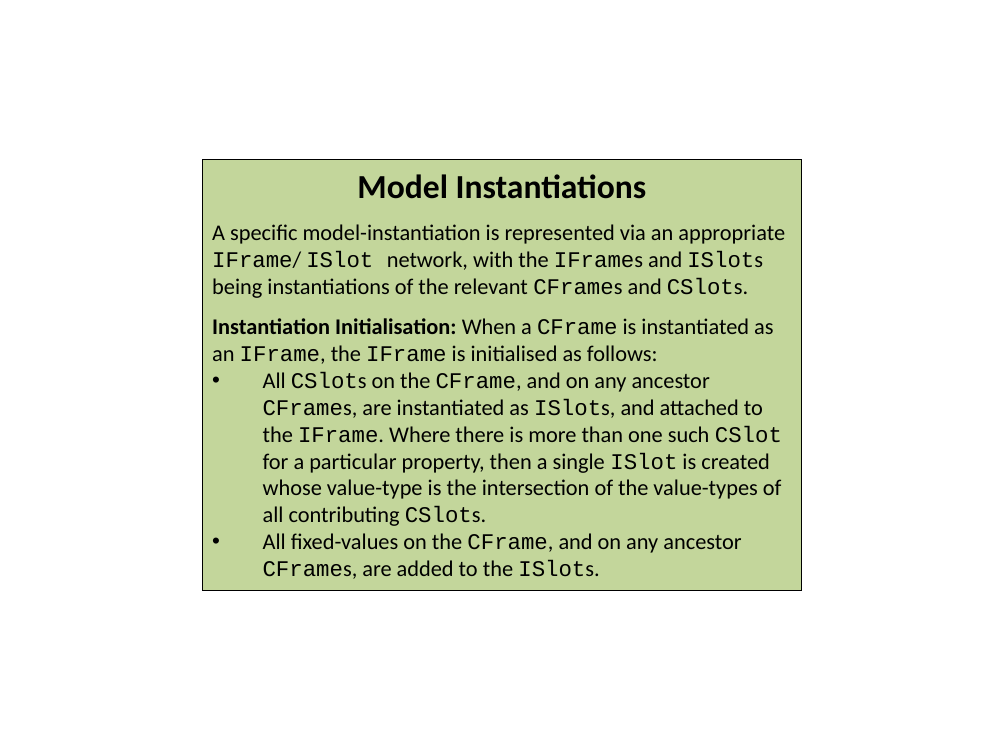
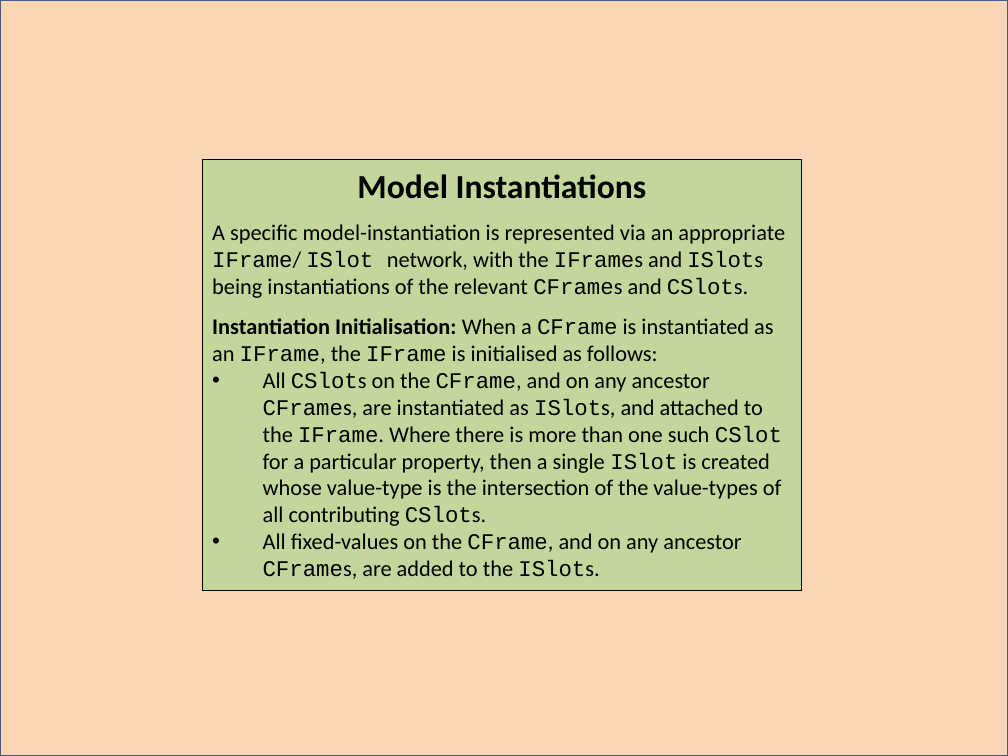
Before and after one commit to colin-puleston/mekon-hobo, a slide deck: slide 16 of docs/MEKON-HOBO Introductory Tutorial.pptx. Drawn at 1008x756 pixels with LibreOffice and Linux fonts; fonts in the diff are those of the drawing. Boxes give left, top, right and bottom in pixels: in the first picture for what was removed or moved away, otherwise in the second. Text is boxed around its words. In the diff, an @@ line names an element or a change of style, - is before the commit and + after.

```diff
--- a/docs/MEKON-HOBO Introductory Tutorial.pptx
+++ b/docs/MEKON-HOBO Introductory Tutorial.pptx
@@ rectangle added at [0, 0, 1008, 756], fill #FCD5B5, outline #3A5F8C 2 pt @@
```
Also in this commit, not shown: 2 other slides changed, 1 slide added.
